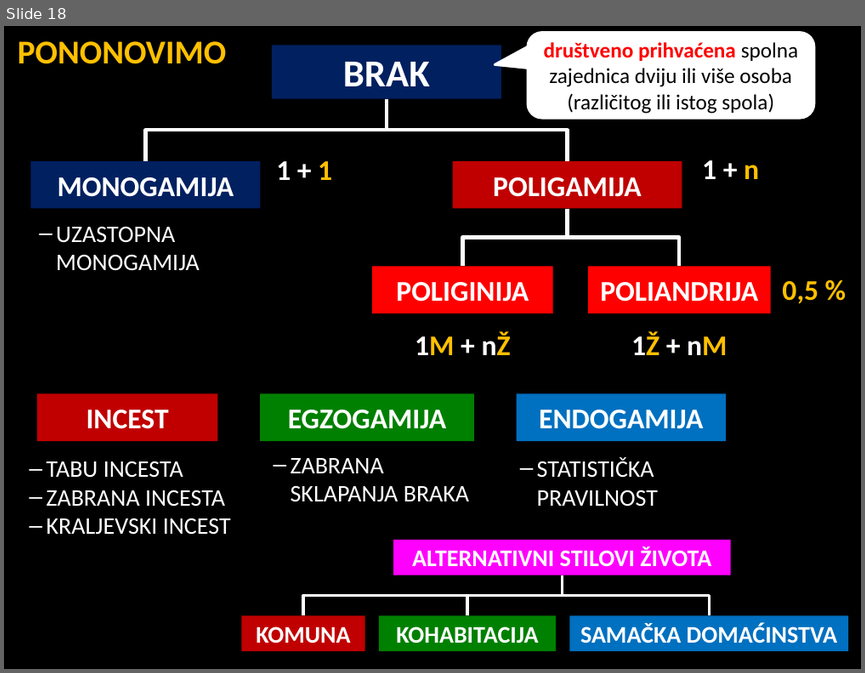
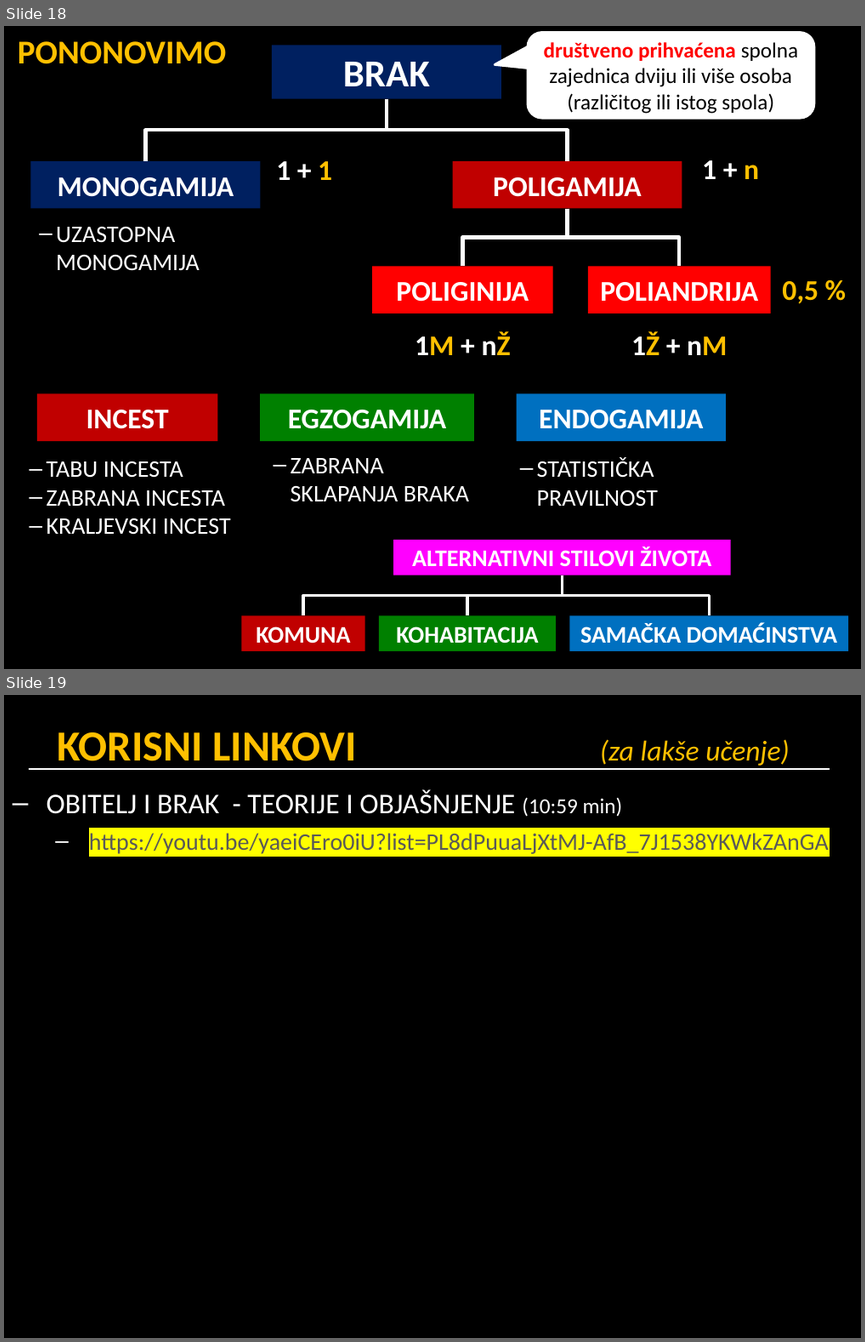
Before and after one commit to srednja-skola/sociologija, a slide deck: data/pptx/008_Obitelj_brak_i_srodstvo.pptx. Shown one above the other, each under a label of ours: slide 18 before the commit, slides 18 and 19 after it. The pictures are 865x673 and 865x1342 pixels, drawn with LibreOffice and Linux fonts; fonts in the diff are those of the drawing. Boxes give left, top, right and bottom in pixels: in the first picture for what was removed or moved away, otherwise in the second. Text is boxed around its words. In the diff, an @@ line names an element or a change of style, - is before the commit and + after.

```diff
--- a/data/pptx/008_Obitelj_brak_i_srodstvo.pptx
+++ b/data/pptx/008_Obitelj_brak_i_srodstvo.pptx
@@ slide 19 added at (x1=4, y1=695, x2=861, y2=1338), background #000000 @@
@@ text added at (x1=58, y1=732, x2=789, y2=770), 24 pt, text #FFC000, italic @@
+KORISNI LINKOVI (za lakše učenje)
@@ line added from (28, 769) to (830, 769), #FFFFFF 1.5 pt @@
@@ text added at (x1=46, y1=789, x2=828, y2=854), 20 pt, text #595959 @@
+– OBITELJ I BRAK - TEORIJE I OBJAŠNJENJE (10:59 min)
+  – https://youtu.be/yaeiCEro0iU?list=PL8dPuuaLjXtMJ-AfB_7J1538YKWkZAnGA
```
